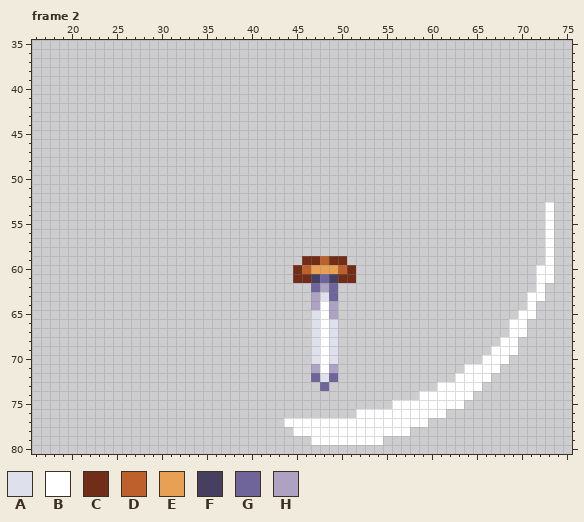
One commit to this pixel-art file: aseprite/anya/sword_0_down.aseprite. Above: the version before the commit.
96x96 pixels, 4 frames. Colours within 5 levels of each other are drawn and written as one. Shown: frame 2: x 16..75, y 35..80. The commit also changed other frames, which this record leaves out.
Visible layers, top first: "circle slash", "sword".
Palette (. is transparent): A #dee1ec  B #ffffff  C #722d19  D #be602b  E #e7a054  F #463f5f  G #6f659b  H #ada2c1
Pixels before, frame 2 (only the part around the change), first column x 28:
35 ...............................
36 ...............................
37 ...............................
38 ...............................
39 ...............................
40 ...............................
41 ...............................
42 ...............................
43 ...............................
44 ...............................
45 ...............................
46 ...............................
47 ...............................
48 ...............................
49 ...............................
50 ...............................
51 ...............................
52 ...............................
53 ...............................
54 ...............................
55 ...............................
56 ...............................
57 ...............................
58 ...............................
59 ..................CCDCC........
60 .................CDEEEDC.......
61 .................CCFGFCC.......
62 ...................GHG.........
63 ...................HAG.........
64 ...................HBH.........
65 ...................ABH.........
66 ...................ABA.........
67 ...................ABA.........
68 ...................ABA.........
69 ...................ABA.........
70 ...................ABA.........
71 ...................HBH.........
72 ...................GAG.........
73 ....................G..........
After the commit:
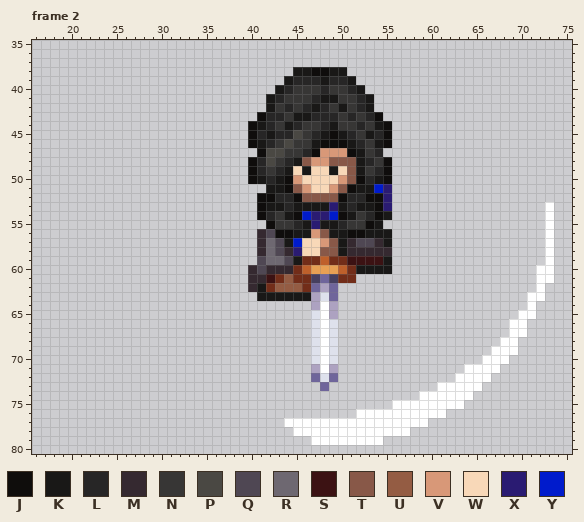
Colours new in this view: J #0f0d0c  K #191817  L #272626  M #352930  N #373635  P #4a4843  Q #4f4753  R #6e6871  S #3c1213  T #885848  U #945c43  V #d89878  W #f8d8b8  X #2a1b72  Y #001bcc
Diff:
layer "body" now shown
Changed rows in their new state; - is an unchanged pixel.
Frame 2, layer "body":
first column x 40:
38 -----KKJJKK-----
39 ----KLLLKLLK----
40 ---KLNNNLNNLK---
41 --KLNNNLKKNNLK--
42 --KNLNLKLNKNLK--
43 -JLLNKKLLLNLNLJ-
44 JKLNKLNNLKNNLNKJ
45 JLKLLPNLKJKLNKLJ
46 JKLNPNNKJJJKLNKJ
47 -JPPNNLJVVVJKNL-
48 JLPNLKTVVTTTKLNJ
49 JLNLKWKWWKWTKNLJ
50 JKLKJVWWWWVTJLKJ
51 --KKJTVWWVTJKKYX
52 -JJLLJTTTTJLLJJX
53 -JKKLKKKKXKLKKJX
54 -JLNKJYXXYJKNLJK
55 --JNNLKXKKLNNJK-
56 -MQJJKKVTKKJJKKK
57 -MRQKYWWVTKMQQMK
58 -MRQMXWWTTKMMMMM
59 -QRRQK-----SSSSK
60 MQMMM-------KKKK
61 MMSCU-----------
62 MKCUUUC---------
63 -KKKKKK---------
Where, in picture pixels (left, top, right, bottom), the same in both pictures:
added: (248, 67, 392, 301)
